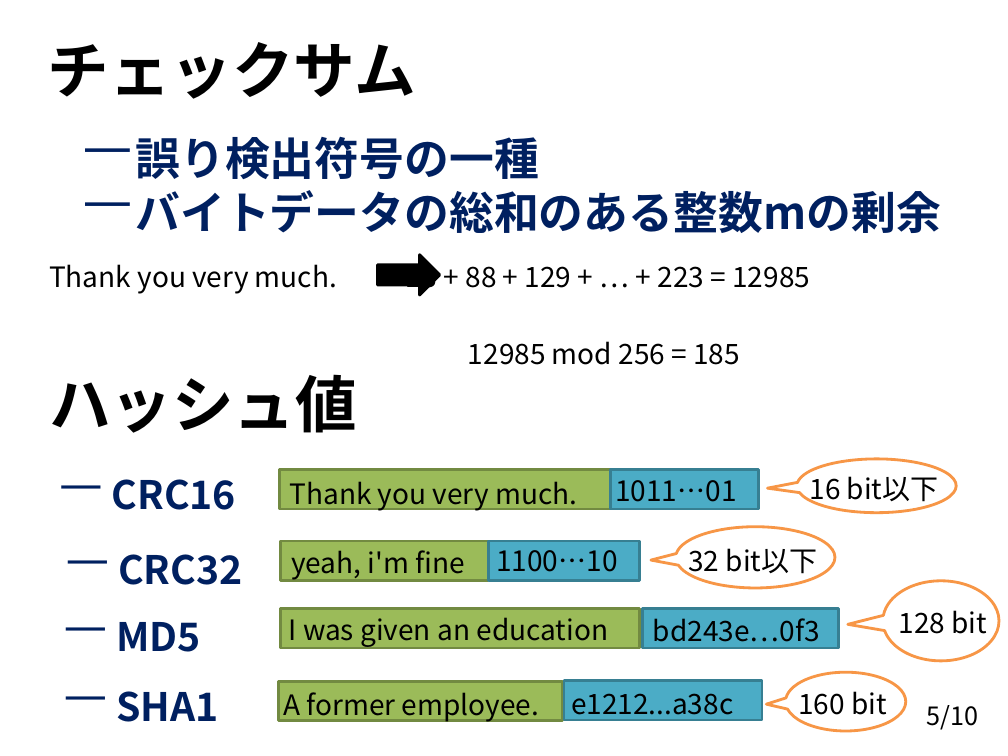
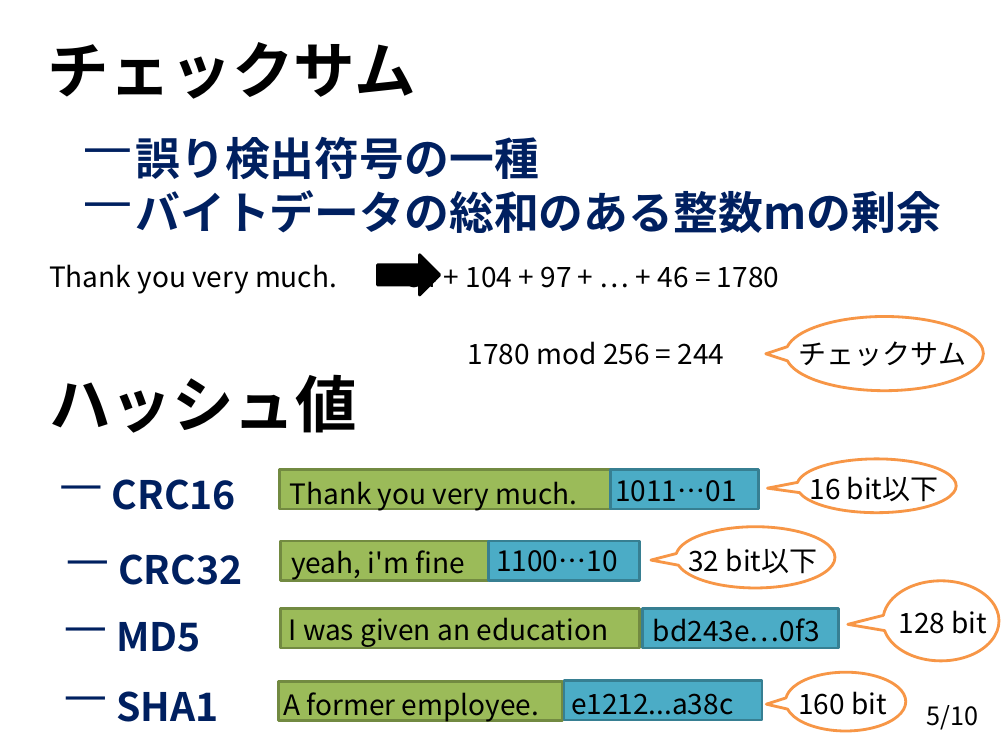
Before and after one commit to fujimoto1030/soturon, a slide deck: slide 5 of soturon-02-20.pptx. Drawn at 1008x756 pixels with LibreOffice and Linux fonts; fonts in the diff are those of the drawing; background and template pictures are left out. Boxes give left, top, right and bottom in pixels: in the first picture for what was removed or moved away, otherwise in the second. Text is boxed around its words. In the diff, an @@ line names an element or a change of style, - is before the commit and + after.

```diff
--- a/soturon-02-20.pptx
+++ b/soturon-02-20.pptx
@@ text at box(49, 259, 779, 295): text changed @@
-Thank you very much. 28 + 88 + 129 + … + 223 = 12985
+Thank you very much. 84 + 104 + 97 + … + 46 = 1780
@@ speech bubble added at box(785, 317, 983, 391), fill #FFFFFF, outline #F79646 2 pt @@
@@ text at box(468, 341, 725, 365): text changed @@
-12985 mod 256 = 185
+1780 mod 256 = 244
@@ text added at box(799, 336, 967, 372), 20 pt, text #000000 @@
+チェックサム
```
Also in this commit, not shown: 5 other slides changed, 1 other file.
